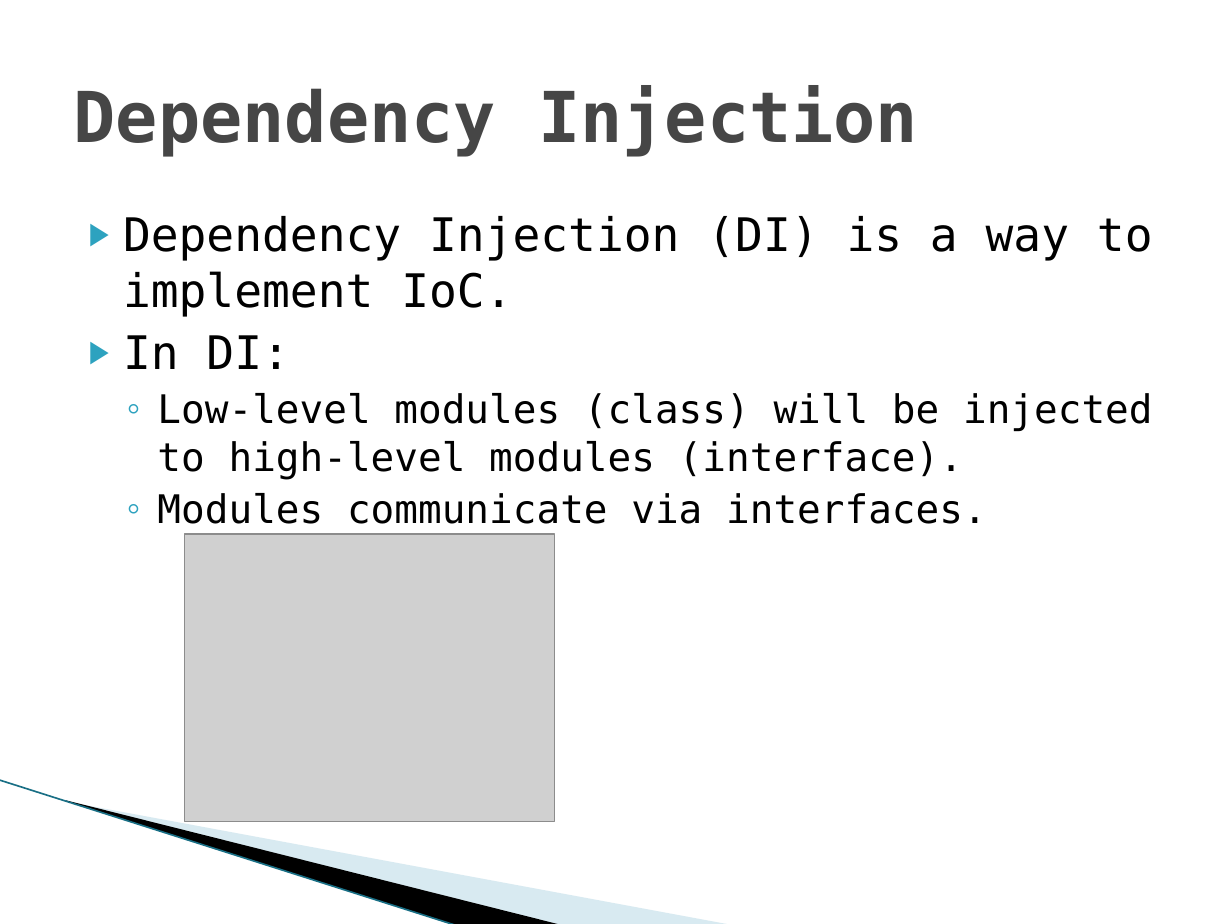
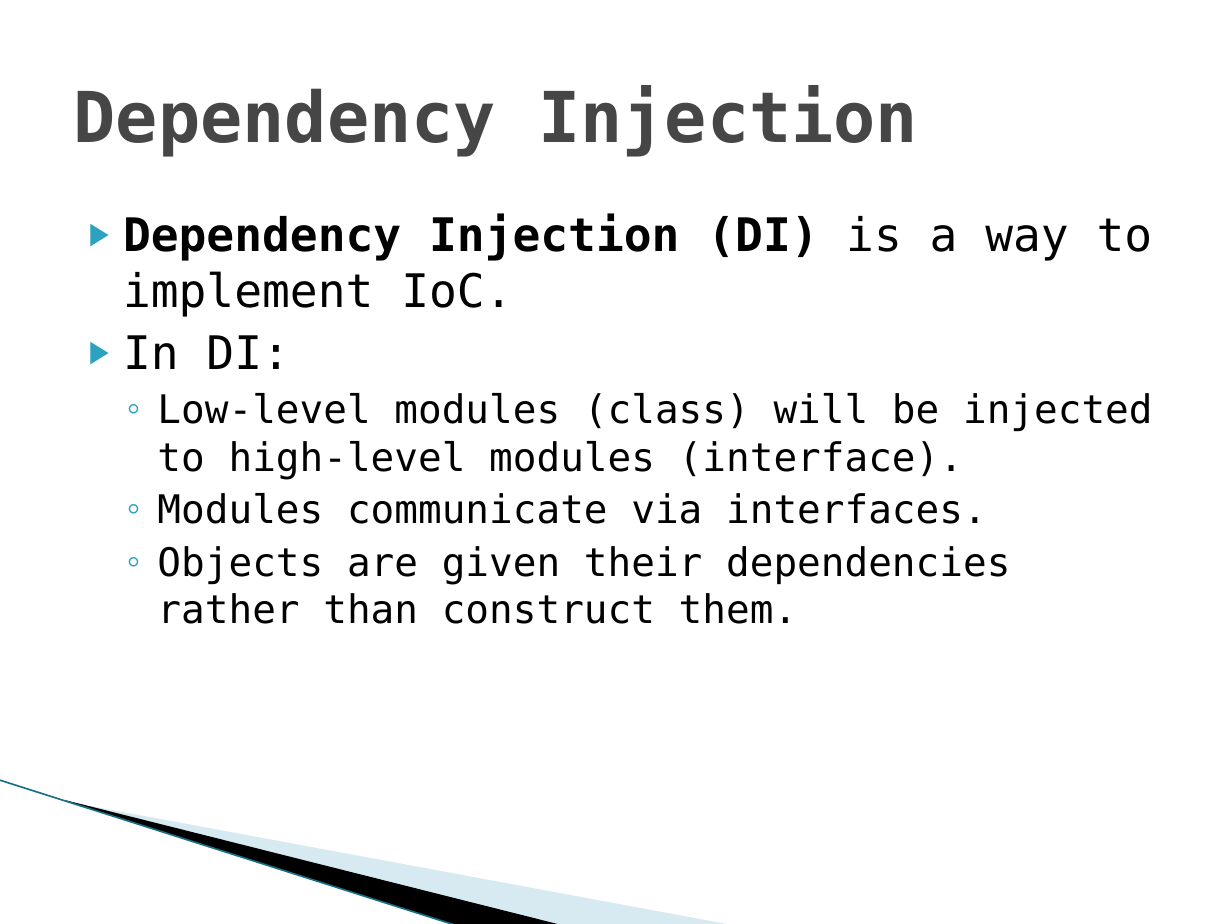
Before and after one commit to PusHGoD/DemoSpring, a slide deck: slide 8 of Spring.pptx. Drawn at 1232x924 pixels with LibreOffice and Linux fonts; fonts in the diff are those of the drawing; grey boxes stand for pictures; background and template pictures are left out. Boxes give left, top, right and bottom in pixels: in the first picture for what was removed or moved away, otherwise in the second. Text is boxed around its words. In the diff, an @@ line names an element or a change of style, - is before the commit and + after.

```diff
--- a/Spring.pptx
+++ b/Spring.pptx
@@ text at (123, 214, 1153, 317): bold on in "Dependency Injection (DI)" @@
@@ picture removed at (185, 533, 554, 821) @@
@@ text at (157, 546, 1010, 624): paragraph added @@
+  ◦ Objects are given their dependencies rather than construct them.
```
Also in this commit, not shown: 8 other slides changed, 2 slides added, 1 slide removed.
